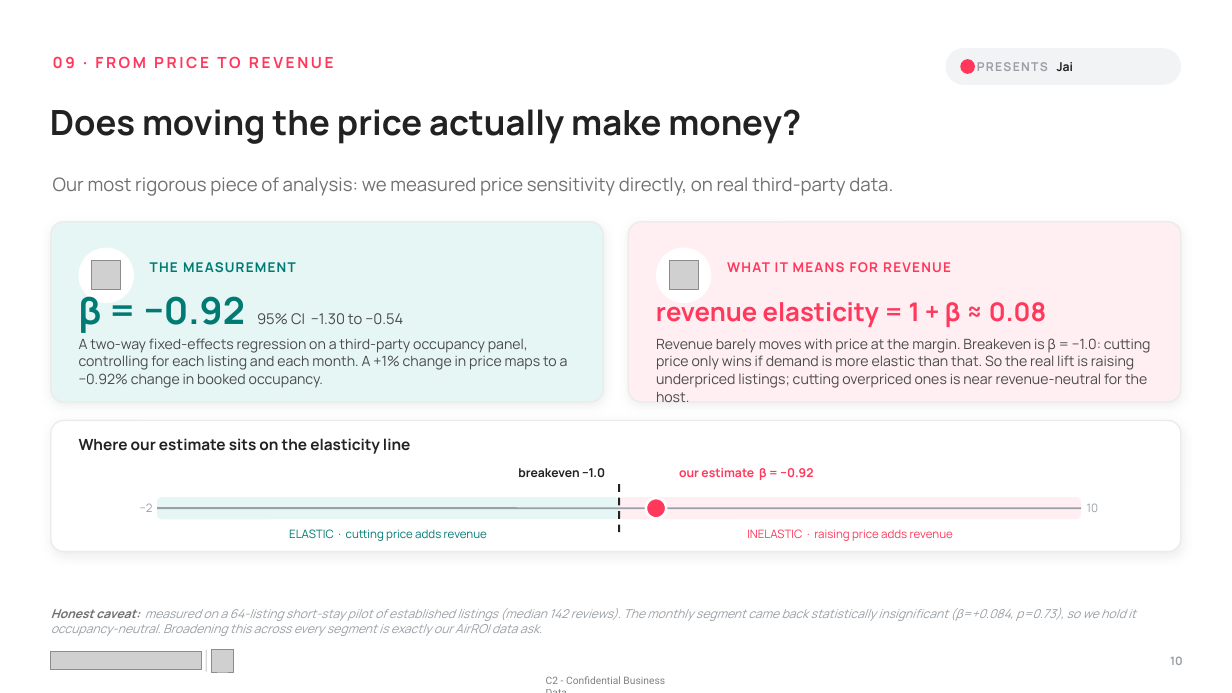
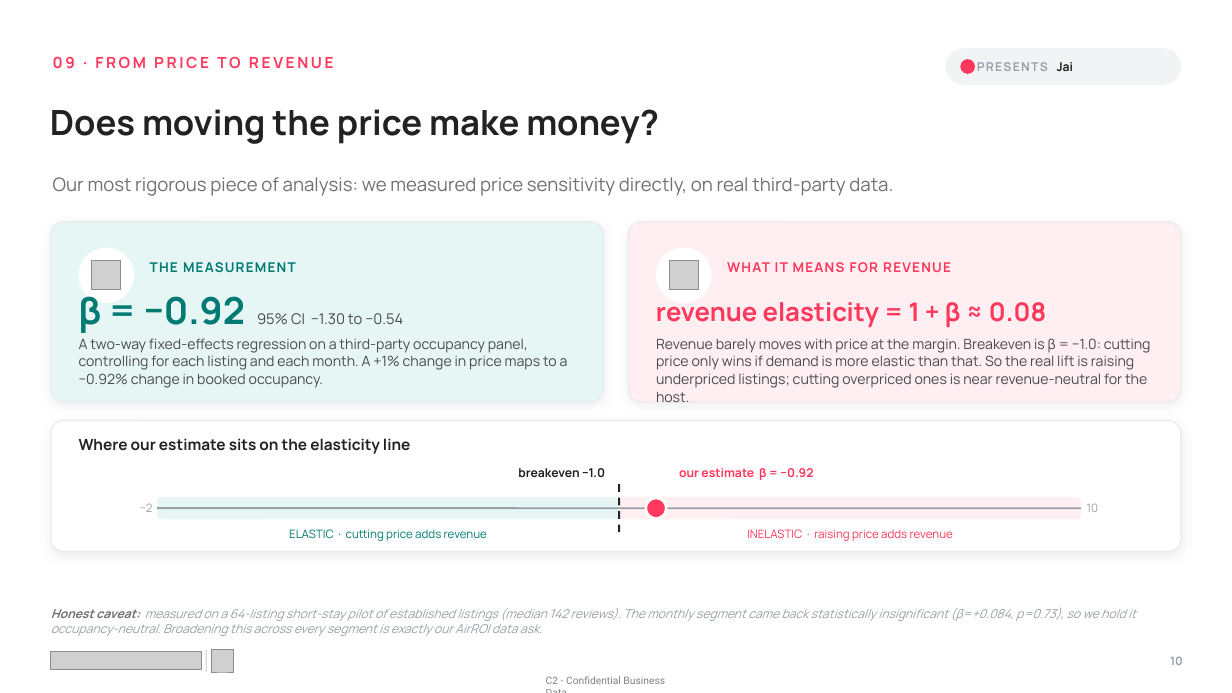
Before and after one commit to mkdn007/Cornell-Airbnb-Capstone, a slide deck: slide 10 of Airbnb Pricing Deck.pptx. Drawn at 1232x693 pixels with LibreOffice and Linux fonts; fonts in the diff are those of the drawing; grey boxes stand for pictures. Boxes give left, top, right and bottom in pixels: in the first picture for what was removed or moved away, otherwise in the second. Text is boxed around its words. In the diff, an @@ line names an element or a change of style, - is before the commit and + after.

```diff
--- a/Airbnb Pricing Deck.pptx
+++ b/Airbnb Pricing Deck.pptx
@@ text at [50, 109, 659, 144]: text changed @@
-Does moving the price actually make money?
+Does moving the price make money?
```
Also in this commit, not shown: 8 other slides changed, 1 slide added.
